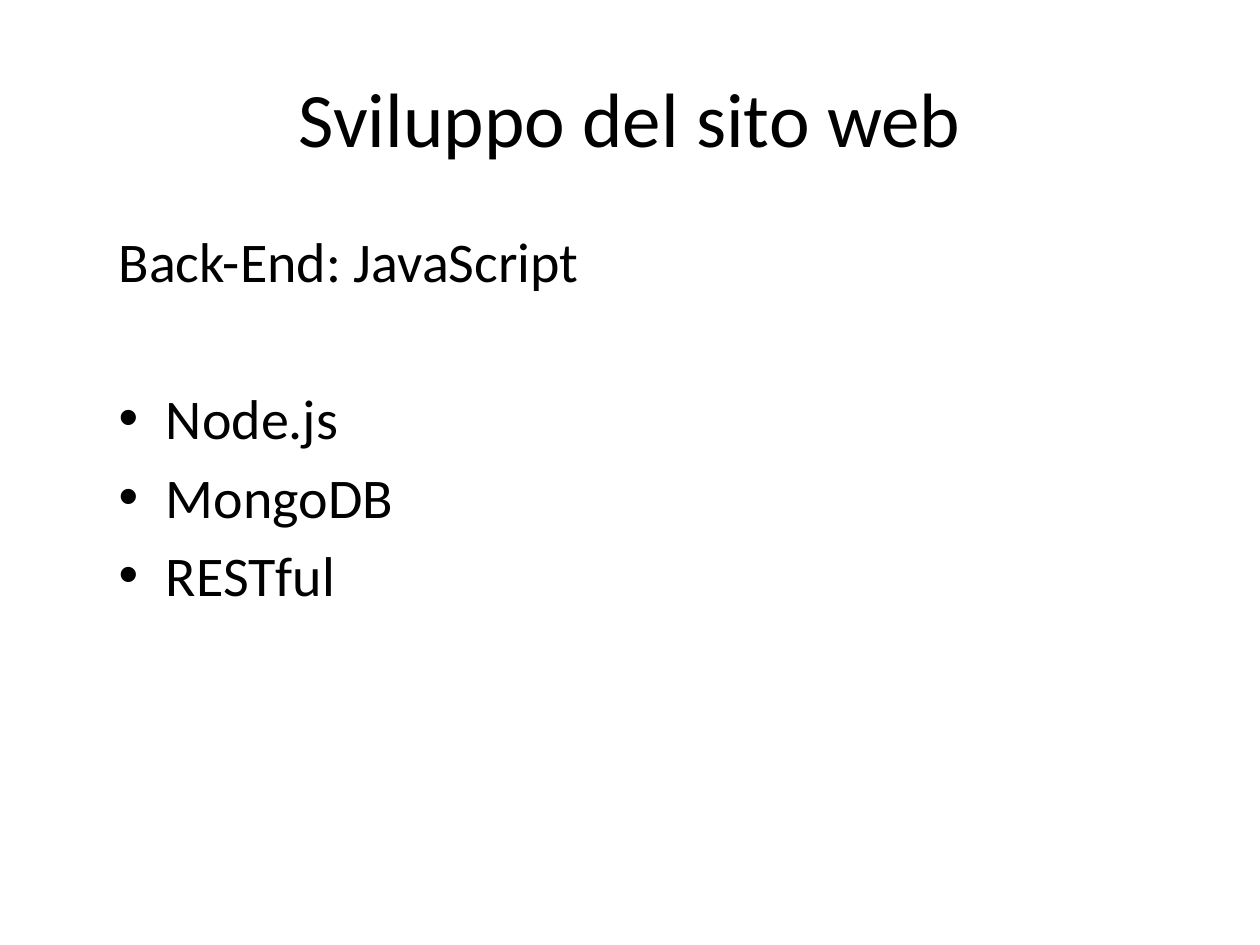
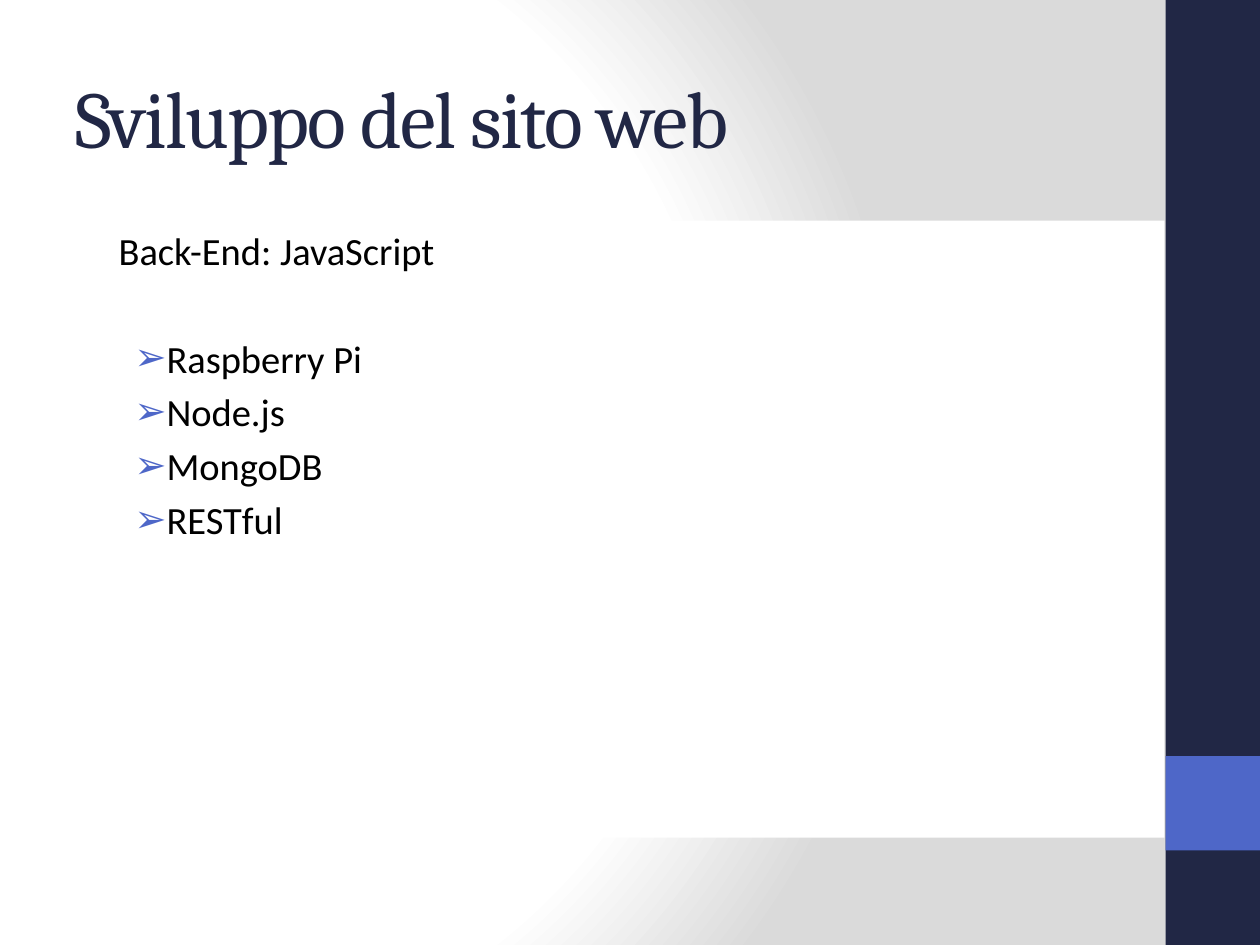
Before and after one commit to Jolsty/SimSim, a slide deck: slide 6 of Tesi_Sistema_Accessi_IoT_Andrei_Ciulpan_872394/presentazione/Sistema Accessi IoT.pptx. Drawn at 1260x945 pixels with LibreOffice and Linux fonts; fonts in the diff are those of the drawing. Boxes give left, top, right and bottom in pixels: in the first picture for what was removed or moved away, otherwise in the second. Text is boxed around its words. In the diff, an @@ line names an element or a change of style, - is before the commit and + after.

```diff
--- a/Tesi_Sistema_Accessi_IoT_Andrei_Ciulpan_872394/presentazione/Sistema Accessi IoT.pptx
+++ b/Tesi_Sistema_Accessi_IoT_Andrei_Ciulpan_872394/presentazione/Sistema Accessi IoT.pptx
@@ background #FFFFFF to gradient #FFFFFF to #DADADA @@
@@ rectangle added at (1166,0,1260,945), fill #212745 @@
@@ title "Sviluppo del sito web" at (76,92,728,165): size 44 to 46 pt, font Calibri to Cambria, text colour #000000 to #212745, letter spacing 0 to -1 pt; alignment centre to left @@
@@ text "Back-End: JavaScript": place and size @@
-text "Back-End: JavaScript" at (119,243,579,597)
+text "Back-End: JavaScript" at (106,220,1164,838)
@@ text "Back-End: JavaScript" at (106,220,1164,838): fill none to #FFFFFF @@
@@ text at (119,238,434,535): size 32 to 22 pt in "Back-End: JavaScript", "Node.js", "MongoDB", "RESTful"; less space between paragraphs; bullet • to ➢ @@
@@ text at (167,346,362,380): paragraph added @@
+➢ Raspberry Pi
@@ rectangle added at (1166,756,1260,850), fill #4E67C8 @@
```
Also in this commit, not shown: 9 other slides changed, 1 slide added, 1 slide removed, 2 other files.
